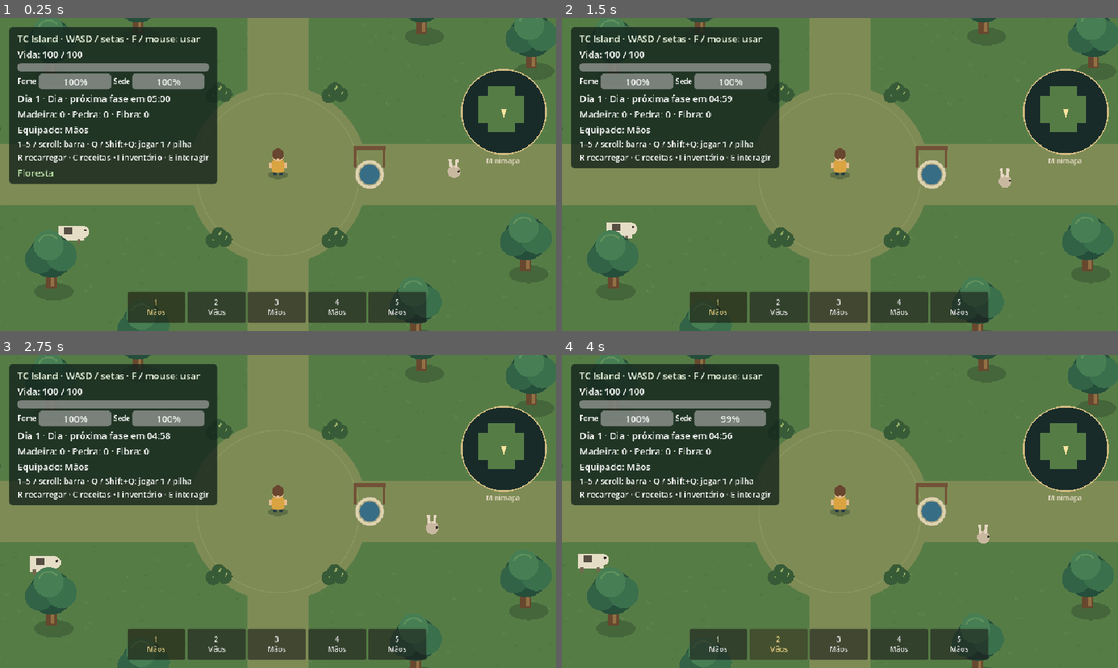
Above: before the commit, frames 1-4 (two rows, left to right).
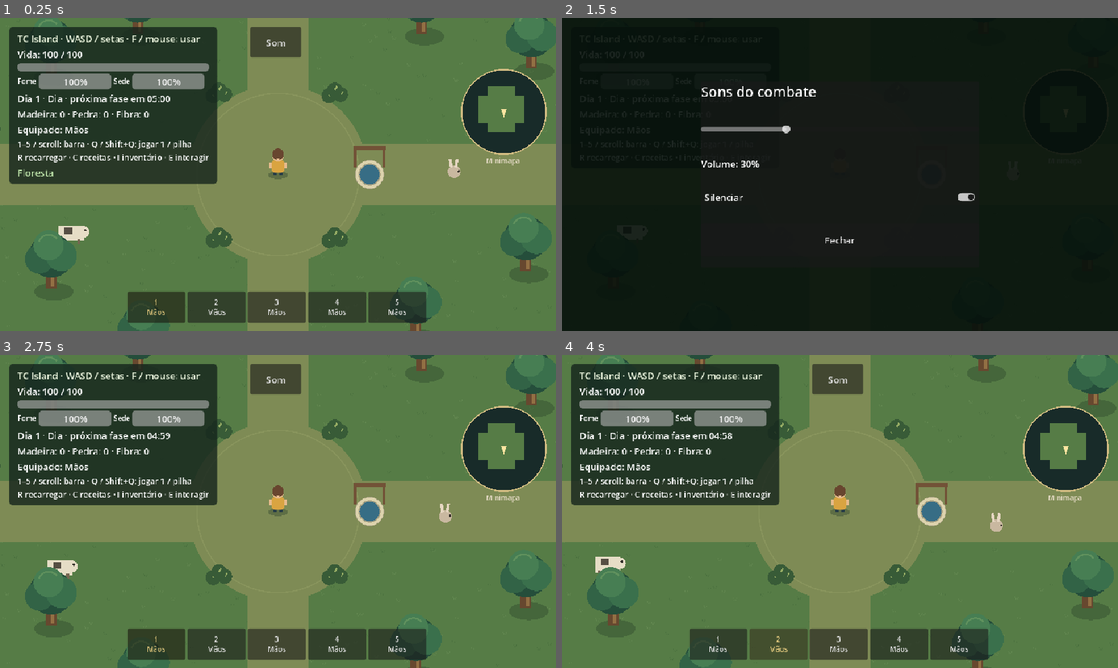
Above: after the commit, the same moments.

Repository: GustavoTc-Web/Tece-Island
Game: Godot game, scene res://scenes/world.tscn
Same seed, same stepped clock (60 frames per second), same inputs: the game is played once before the commit and once after it. This scene is started directly instead of the project's main scene.
Inputs (mouse positions are in pixels of both pictures, inside the frame that each line leads up to):
- Up to frame 1 (0.25 s): no input
- Up to frame 2 (1.5 s): click (840, 43) at 0.5 s, where only the run after the commit has a clickable "Som"; click (840, 196) at 1.25 s, where only the run after the commit has a clickable "Silenciar"
- Up to frame 3 (2.75 s): click (278, 577) at 2 s, where only the run after the commit has a clickable "Fechar"
- Up to frame 4 (4 s): click "1 Mãos" at 2.75 s; click "2 Mãos" at 3.5 s

The runs differ from the first frame. In frame 1, 0.9% of the frame differs, in the area x 45-55%, y 2-13%; in frame 2, 100%, in the area x 0-100%, y 0-100%; in frame 3, 1.4%; in frame 4, 1.5%.

Commit message:
feat: comunicar ataques impactos e veneno com efeitos e som

Diff:
--- a/project.godot
+++ b/project.godot
@@ -19,6 +19,7 @@
 
 MobileInput="*res://scripts/mobile_input.gd"
 FirebaseAuth="*res://scripts/auth/firebase_auth.gd"
+CombatAudio="*res://scripts/combat_audio.gd"
 
 [display]
 
--- a/scripts/animal.gd
+++ b/scripts/animal.gd
@@ -6,6 +6,7 @@
 @export var flee_distance: float = 150
 var player: CharacterBody2D
 var health := 15
+var damage_flash := 0.0
 var dead := false
 var highlighted := false
 var panic := 0.0
@@ -39,6 +40,8 @@
 	queue_redraw()
 func _physics_process(delta: float) -> void:
 	if dead or get_tree().paused: return
+	damage_flash = maxf(0, damage_flash - delta)
+	modulate = Color("efa497") if damage_flash > 0 else Color.WHITE
 	animation += delta
 	if kind == "garca_azul" or is_fish(): queue_redraw()
 	panic = maxf(0, panic - delta)
@@ -74,6 +77,7 @@
 func receive_damage(amount: int) -> bool:
 	if dead or get_tree().paused or amount <= 0: return false
 	health = maxi(0, health - amount)
+	damage_flash = 0.18
 	panic = 8
 	if health == 0:
 		dead = true
--- /dev/null
+++ b/scripts/combat_audio.gd
@@ -0,0 +1,62 @@
+extends Node
+
+var volume := 0.3
+var muted := false
+var preferences_path := "user://audio-preferences.cfg"
+var voices: Array[AudioStreamPlayer] = []
+var sounds := {}
+var last_played := {}
+
+func _ready() -> void:
+	process_mode = Node.PROCESS_MODE_ALWAYS
+	var prefs := ConfigFile.new()
+	if prefs.load(preferences_path) == OK:
+		volume = clampf(float(prefs.get_value("sound", "volume", 0.3)), 0, 1)
+		muted = bool(prefs.get_value("sound", "muted", false))
+	for kind in ["swing", "arrow", "shot", "impact", "blocked", "damage"]:
+		sounds[kind] = tone(kind)
+	for i in range(4):
+		var voice := AudioStreamPlayer.new()
+		add_child(voice)
+		voices.append(voice)
+
+func configure(level: float, silent: bool) -> void:
+	volume = clampf(level, 0, 1)
+	muted = silent
+	for voice in voices: voice.volume_db = linear_to_db(maxf(volume, 0.0001))
+	if muted or volume == 0:
+		for voice in voices: voice.stop()
+	var prefs := ConfigFile.new()
+	prefs.set_value("sound", "volume", volume)
+	prefs.set_value("sound", "muted", muted)
+	prefs.save(preferences_path)
+
+func play(kind: String) -> bool:
+	if muted or volume <= 0 or not sounds.has(kind): return false
+	var now := Time.get_ticks_msec()
+	if now - int(last_played.get(kind, -1000)) < 90: return false
+	for voice in voices:
+		if voice.playing: continue
+		last_played[kind] = now
+		voice.stream = sounds[kind]
+		voice.volume_db = linear_to_db(volume)
+		voice.play()
+		return true
+	return false
+
+func tone(kind: String) -> AudioStreamWAV:
+	var stream := AudioStreamWAV.new()
+	stream.format = AudioStreamWAV.FORMAT_16_BITS
+	stream.mix_rate = 22050
+	var frequencies := {"swing": 180, "arrow": 640, "shot": 90, "impact": 320, "blocked": 120, "damage": 210}
+	var count := 2646 if kind == "damage" else 1764
+	var bytes := PackedByteArray()
+	bytes.resize(count * 2)
+	for i in range(count):
+		var t := float(i) / count
+		var frequency := float(frequencies[kind]) * (1.0 - t * 0.45)
+		var wave := sin(TAU * frequency * i / stream.mix_rate)
+		wave += sin(TAU * frequency * 2.7 * i / stream.mix_rate) * 0.25
+		bytes.encode_s16(i * 2, int(wave * (1 - t) * 0.18 * 32767))
+	stream.data = bytes
+	return stream
--- /dev/null
+++ b/scripts/combat_effect.gd
@@ -0,0 +1,37 @@
+class_name CombatEffect
+extends Node2D
+
+var kind := "impact"
+var direction := Vector2.RIGHT
+var remaining := 0.22
+const LIMIT := 12
+
+static func emit_at(actor: Node, point: Vector2, effect: String, aim: Vector2 = Vector2.RIGHT) -> void:
+	if not actor.is_inside_tree(): return
+	var audio := actor.get_node_or_null("/root/CombatAudio")
+	if audio != null: audio.play(effect)
+	if actor.get_tree().get_nodes_in_group("combat_effects").size() >= LIMIT: return
+	var visual := CombatEffect.new()
+	visual.kind = effect
+	visual.direction = aim.normalized()
+	visual.position = point
+	visual.z_index = 20
+	actor.get_parent().add_child(visual)
+	visual.add_to_group("combat_effects")
+
+func _process(delta: float) -> void:
+	remaining -= delta
+	if remaining <= 0: queue_free()
+	else: queue_redraw()
+
+func _draw() -> void:
+	var color: Color = {"impact": Color("f2d786"), "blocked": Color("a3b2b5"), "damage": Color("e68f78"), "shot": Color("ffdd92"), "arrow": Color("c3ddc6"), "swing": Color("dfd7ad")}.get(kind, Color.WHITE)
+	color.a = remaining / 0.22
+	var radius := 4 + (1 - remaining / 0.22) * 12
+	if kind in ["impact", "blocked", "damage"]:
+		for i in range(5):
+			var axis := Vector2.from_angle(i * TAU / 5)
+			draw_line(axis * radius * 0.5, axis * radius, color, 2)
+	elif kind == "swing": draw_arc(Vector2.ZERO, radius + 15, direction.angle() - 0.6, direction.angle() + 0.6, 10, color, 2)
+	elif kind == "arrow": draw_line(-direction * 8, direction * radius, color, 2)
+	else: draw_circle(direction * 15, radius * 0.6, color)
--- /dev/null
+++ b/scripts/combat_options.gd
@@ -0,0 +1,43 @@
+class_name CombatOptions
+extends Control
+var hud: CanvasLayer
+
+func _ready() -> void:
+	set_anchors_and_offsets_preset(Control.PRESET_FULL_RECT)
+	var shade := ColorRect.new()
+	shade.color = Color(0.02, 0.06, 0.04, 0.9)
+	shade.set_anchors_and_offsets_preset(Control.PRESET_FULL_RECT)
+	add_child(shade)
+	var panel := PanelContainer.new()
+	panel.set_anchors_and_offsets_preset(Control.PRESET_CENTER)
+	panel.position = Vector2(-240, -160)
+	panel.custom_minimum_size = Vector2(480, 320)
+	add_child(panel)
+	var rows := VBoxContainer.new()
+	rows.add_theme_constant_override("separation", 18)
+	panel.add_child(rows)
+	var title := Label.new()
+	title.text = "Sons do combate"
+	title.add_theme_font_size_override("font_size", 24)
+	rows.add_child(title)
+	var slider := HSlider.new()
+	slider.min_value = 0
+	slider.max_value = 100
+	slider.value = CombatAudio.volume * 100
+	slider.custom_minimum_size = Vector2(450, 60)
+	rows.add_child(slider)
+	var label := Label.new()
+	label.text = "Volume: %d%%" % slider.value
+	rows.add_child(label)
+	var mute := CheckButton.new()
+	mute.text = "Silenciar"
+	mute.button_pressed = CombatAudio.muted
+	mute.custom_minimum_size.y = 56
+	rows.add_child(mute)
+	slider.value_changed.connect(func(value): label.text = "Volume: %d%%" % value; CombatAudio.configure(value / 100, mute.button_pressed))
+	mute.toggled.connect(func(value): CombatAudio.configure(slider.value / 100, value))
+	var close := Button.new()
+	close.text = "Fechar"
+	close.custom_minimum_size.y = 56
+	close.pressed.connect(func(): hud.set_panel(""))
+	rows.add_child(close)
--- a/scripts/forest_creature.gd
+++ b/scripts/forest_creature.gd
@@ -32,6 +32,9 @@
 var highlighted: bool = false
 var attack_cooldown: float = 0.0
 var flash_time: float = 0.0
+var combat_visible := 0.0
+var attack_visual := 0.0
+var attack_direction := Vector2.RIGHT
 var home: Vector2
 var destination: Vector2
 var wander_time: float = 0.0
@@ -109,12 +112,17 @@
 	if is_safe(player.global_position) or not has_line_of_sight(player.global_position):
 		return false
 	attack_cooldown = attack_interval
+	combat_visible = 4
+	attack_direction = (player.global_position - global_position).normalized()
 	if kind == "esqueleto":
 		shot_direction = (player.global_position - global_position).normalized()
 		windup_remaining = skeleton_windup
 		queue_redraw()
 		return true
+	attack_visual = 0.2
+	CombatEffect.emit_at(self, global_position, "swing", attack_direction)
 	var hit: bool = player.receive_damage(attack_damage)
+	if hit: CombatEffect.emit_at(self, player.global_position, "impact")
 	if hit and kind == "aranha" and player.has_method("apply_poison"): player.apply_poison(spider_poison_duration)
 	return hit
 
@@ -130,6 +138,8 @@
 	arrow.hit_players = true
 	arrow.shooter = get_rid()
 	get_parent().add_child(arrow)
+	attack_visual = 0.2
+	CombatEffect.emit_at(self, global_position, "arrow", shot_direction)
 	return true
 
 static func drop_quantity(monster: String, roll: float) -> int:
@@ -142,6 +152,7 @@
 		return false
 	health = maxi(0, health - amount)
 	flash_time = 0.18
+	combat_visible = 4
 	queue_redraw()
 	if health == 0:
 		dead = true
@@ -160,6 +171,10 @@
 
 
 func _process(delta: float) -> void:
+	if combat_visible > 0 or attack_visual > 0:
+		combat_visible = maxf(0, combat_visible - delta)
+		attack_visual = maxf(0, attack_visual - delta)
+		queue_redraw()
 	if fading:
 		fade_elapsed += delta
 		modulate.a = maxf(0.0, 1.0 - fade_elapsed / dawn_fade_duration)
@@ -215,6 +230,11 @@
 
 
 func _draw() -> void:
+	if is_instance_valid(player) and chasing and kind != "esqueleto" and attack_cooldown < 0.3:
+		var aim := (player.global_position - global_position).angle()
+		draw_arc(Vector2.ZERO, attack_range, aim - 0.5, aim + 0.5, 12, Color("ffc16c"), 3)
+	if attack_visual > 0:
+		draw_set_transform(attack_direction * sin(attack_visual / 0.2 * PI) * 5)
 	if kind != "criatura":
 		draw_monster()
 		return
@@ -231,7 +251,7 @@
 	draw_line(Vector2(-5, -6), Vector2(5, -6), Color("302c42"), 3)
 	if highlighted:
 		draw_arc(Vector2.ZERO, 25, 0, TAU, 32, Color("efae7b"), 2)
-	if highlighted or health < max_health:
+	if combat_visible > 0:
 		draw_rect(Rect2(-22, -48, 44, 5), Color("302c42"))
 		draw_rect(Rect2(-22, -48, 44.0 * health / max_health, 5), Color("db866a"))
 
@@ -258,6 +278,6 @@
 		draw_circle(Vector2(0, 4), 9, Color("7a596f"))
 		for x in [-4, 4]: draw_circle(Vector2(x, 7), 2, Color("d8bf68"))
 	if highlighted: draw_arc(Vector2.ZERO, 27, 0, TAU, 24, Color("efae7b"), 2)
-	if highlighted or health < max_health:
+	if combat_visible > 0:
 		draw_rect(Rect2(-22, -52, 44, 5), Color("302c42"))
 		draw_rect(Rect2(-22, -52, 44.0 * health / max_health, 5), Color("db866a"))
--- a/scripts/hud.gd
+++ b/scripts/hud.gd
@@ -20,6 +20,8 @@
 var needs_bars: Dictionary = {}
 var crafting_view: CraftingView
 var storage_view: StorageView
+var combat_options: CombatOptions
+var utility_buttons: HBoxContainer
 
 
 func initialize(source: ResourceInventory) -> void:
@@ -104,6 +106,20 @@
 	_refresh_recipes(inventory.wood, inventory.stone)
 	_refresh_inventory(inventory.wood, inventory.stone)
 	show_equipment(inventory.equipped_tool())
+	utility_buttons = HBoxContainer.new()
+	utility_buttons.set_anchors_and_offsets_preset(Control.PRESET_CENTER_TOP)
+	utility_buttons.position = Vector2(-48, 16)
+	add_child(utility_buttons)
+	var sound := Button.new()
+	sound.text = "Som"
+	sound.custom_minimum_size = Vector2(88, 52)
+	sound.pressed.connect(func():
+		if combat_options == null:
+			combat_options = CombatOptions.new()
+			combat_options.hud = self
+			add_child(combat_options)
+		set_panel("sound"))
+	utility_buttons.add_child(sound)
 	for panel in ["Crafting", "InventoryPanel"]:
 		var close := Button.new()
 		close.text = "Fechar"
@@ -189,6 +205,8 @@
 	$InventoryPanel.visible = panel == "inventory"
 	if has_node("WellPanel"): $WellPanel.visible = panel == "well"
 	if storage_view != null: storage_view.visible = panel == "chest"
+	if combat_options != null: combat_options.visible = panel == "sound"
+	if utility_buttons != null: utility_buttons.visible = panel == "" and not showing_death
 	panel_toggled.emit(panel != "")
 
 
--- a/scripts/interaction.gd
+++ b/scripts/interaction.gd
@@ -179,17 +179,29 @@
 		var direction: Vector2 = touch_aim.normalized() if touch_aim != Vector2.ZERO else (player.facing if key_held else (cursor_world() - player.global_position).normalized())
 		return weapons.fire(direction)
 	if not is_instance_valid(target) or not can_reach(target):
+		cooldown = ResourceRules.hit_interval(tool)
+		var aim: Vector2 = touch_aim.normalized() if touch_aim != Vector2.ZERO else (player.facing if key_held else (cursor_world() - player.global_position).normalized())
+		player.show_swing(aim, combat_distance)
+		var ray := PhysicsRayQueryParameters2D.create(player.global_position, player.global_position + aim * combat_distance, 9)
+		ray.exclude = [player.get_rid()]
+		var obstruction := player.get_world_2d().direct_space_state.intersect_ray(ray)
+		if not obstruction.is_empty(): CombatEffect.emit_at(player, obstruction.position, "blocked", aim)
 		return false
 	# Inclusive mensagens inadequadas são limitadas pelo mesmo intervalo.
 	cooldown = ResourceRules.hit_interval(tool)
 	# A seleção é única para combate e extração: este golpe segue só um ramo.
 	if target is ForestCreature or target is NeutralAnimal:
 		player.show_swing((target.anchor() - player.global_position).normalized(), combat_distance)
-		return target.receive_damage(ResourceRules.combat_damage(tool))
+		var hit: bool = target.receive_damage(ResourceRules.combat_damage(tool))
+		if hit: CombatEffect.emit_at(player, target.anchor(), "impact")
+		return hit
 	if not ResourceRules.EXTRACTION[target.resource].hits.has(tool):
 		message_requested.emit(ResourceRules.guidance(target.resource))
 		return false
-	return target.apply_hit(tool)
+	player.show_swing((target.anchor() - player.global_position).normalized(), interaction_distance)
+	var hit: bool = target.apply_hit(tool)
+	if hit: CombatEffect.emit_at(player, target.anchor(), "impact")
+	return hit
 
 
 func hit_at(cursor: Vector2) -> bool:
--- a/scripts/player.gd
+++ b/scripts/player.gd
@@ -17,6 +17,7 @@
 var swing_time: float = 0.0
 var swing_direction := Vector2.DOWN
 var swing_radius: float = 50.0
+var swing_kind := "swing"
 var network_controlled: bool = false
 var simulation_authority: bool = true
 var identity_label: String = ""
@@ -43,10 +44,12 @@
 	queue_redraw()
 
 
-func show_swing(direction: Vector2, radius: float) -> void:
+func show_swing(direction: Vector2, radius: float, effect: String = "swing") -> void:
+	swing_kind = effect
 	swing_direction = direction
 	swing_radius = radius
 	swing_time = 0.16
+	CombatEffect.emit_at(self, global_position, effect, direction)
 	queue_redraw()
 
 
@@ -60,6 +63,7 @@
 	health = maxi(0, health - amount)
 	invulnerability = invulnerability_duration
 	damage_flash = 0.2
+	CombatEffect.emit_at(self, global_position + Vector2(0, -18), "damage")
 	health_changed.emit(health, max_health)
 	if health == 0:
 		dead = true
@@ -132,8 +136,8 @@
 		draw_string(ThemeDB.fallback_font, Vector2(-15, -52), "Nado", HORIZONTAL_ALIGNMENT_LEFT, -1, 12, Color("c2e4e9"))
 	if poison_remaining > 0:
 		draw_arc(Vector2.ZERO, 17, 0, TAU, 20, Color("89c866"), 2)
-		draw_string(ThemeDB.fallback_font, Vector2(-19, -52), "Veneno", HORIZONTAL_ALIGNMENT_LEFT, -1, 12, Color("b0db87"))
-	if swing_time > 0.0:
+		draw_string(ThemeDB.fallback_font, Vector2(-28, -52), "Veneno %.1fs" % poison_remaining, HORIZONTAL_ALIGNMENT_LEFT, -1, 14, Color("b0db87"))
+	if swing_time > 0.0 and swing_kind == "swing":
 		var angle := swing_direction.angle()
 		draw_arc(Vector2.ZERO, swing_radius, angle - PI / 4, angle + PI / 4, 20, Color(1, 0.9, 0.65, swing_time / 0.16), 3)
 	# A origem fica nos pés, tanto para a colisão quanto para a ordenação visual.
@@ -155,6 +159,8 @@
 	if equipped == "maos":
 		return
 	var hand := Vector2(15 if facing.x >= 0 else -15, -14)
+	if swing_time > 0:
+		hand += swing_direction * sin(swing_time / 0.16 * PI) * (8 if swing_kind == "swing" else -4)
 	var head := hand + Vector2(4, -19)
 	if equipped == "arco":
 		draw_arc(hand, 15, -PI / 2, PI / 2, 12, Color("b58b55"), 3)
--- a/scripts/projectile.gd
+++ b/scripts/projectile.gd
@@ -18,16 +18,19 @@
 	ray.exclude = [shooter]
 	var collision := get_world_2d().direct_space_state.intersect_ray(ray)
 	if not collision.is_empty():
+		var hit := false
 		if simulation_authority and (collision.collider is ForestCreature or collision.collider is NeutralAnimal):
-			collision.collider.receive_damage(damage)
+			hit = collision.collider.receive_damage(damage)
 		elif simulation_authority and hit_players and friendly_fire and collision.collider.has_method("receive_damage"):
-			collision.collider.receive_damage(damage)
+			hit = collision.collider.receive_damage(damage)
+		CombatEffect.emit_at(self, collision.position, "impact" if hit else "blocked", direction)
 		queue_free()
 		set_physics_process(false)
 		return
 	global_position = end
 	remaining -= distance
 	if remaining <= 0:
+		CombatEffect.emit_at(self, global_position, "arrow" if arrow else "blocked", direction)
 		queue_free()
 
 func _draw() -> void:
--- a/scripts/weapon_system.gd
+++ b/scripts/weapon_system.gd
@@ -45,7 +45,7 @@
 		bullet.friendly_fire = friendly_fire
 		container.add_child(bullet)
 	shot_fired.emit(player.global_position, direction.normalized(), tool)
-	player.show_swing(direction, 20)
+	player.show_swing(direction, 20, "arrow" if tool == "arco" else "shot")
 	return true
 
 func reload() -> bool:
--- /dev/null
+++ b/tests/validate_combat_feedback.gd
@@ -0,0 +1,70 @@
+extends SceneTree
+var checks := 0
+var failures := 0
+func _initialize() -> void: call_deferred("run")
+func check(value: bool, label: String) -> void:
+	checks += 1
+	if not value: failures += 1
+	print("PASS: " if value else "FAIL: ", label)
+func step() -> void:
+	for i in range(4): await physics_frame
+func run() -> void:
+	var audio := root.get_node("CombatAudio")
+	audio.preferences_path = "res://.tools/test-audio.cfg"
+	audio.configure(0.3, true)
+	check(not audio.play("shot"), "Silenciar bloqueia áudio")
+	check(audio.voices.size() == 4 and audio.sounds.size() == 6, "Áudio curto com quatro vozes e seis efeitos distintos")
+	var world: Node2D = load("res://scenes/world.tscn").instantiate()
+	root.add_child(world)
+	await step()
+	var player: CharacterBody2D = world.get_node("WorldObjects/Player")
+	player.set_physics_process(false)
+	var interaction: Node = player.get_node("Interaction")
+	interaction.set_physics_process(false)
+	var enemy: ForestCreature = load("res://scenes/forest_creature.tscn").instantiate()
+	enemy.player = player
+	enemy.origin = "guardiao"
+	enemy.safe_radius = 0
+	enemy.position = player.position + Vector2(40, 0)
+	world.get_node("WorldObjects").add_child(enemy)
+	enemy.set_physics_process(false)
+	await step()
+	interaction.target = enemy
+	check(interaction.strike_target() and enemy.health == 25, "Golpe mantém cinco danos e registra acerto real")
+	check(player.swing_time > 0 and enemy.combat_visible > 0, "Movimento de ataque e vida temporária")
+	check(is_equal_approx(interaction.cooldown, 1.2), "Intervalo de mãos preservado")
+	enemy._process(5)
+	check(enemy.combat_visible == 0, "Barra some após quatro segundos sem combate")
+	interaction.cooldown = 0
+	interaction.target = null
+	check(not interaction.strike_target() and enemy.health == 25 and player.swing_time > 0, "Erro mostra golpe sem dano fictício")
+	var wall := StaticBody2D.new()
+	wall.position = player.position + Vector2(20, 0)
+	var shape := CollisionShape2D.new()
+	var rectangle := RectangleShape2D.new()
+	rectangle.size = Vector2(8, 100)
+	shape.shape = rectangle
+	wall.add_child(shape)
+	world.get_node("WorldObjects").add_child(wall)
+	await step()
+	interaction.cooldown = 0
+	interaction.target = enemy
+	check(not interaction.strike_target() and enemy.health == 25, "Parede bloqueia golpe sem efeito de acerto")
+	var arrow: Node2D = load("res://scenes/projectile.tscn").instantiate()
+	arrow.position = player.position
+	arrow.direction = Vector2.RIGHT
+	arrow.arrow = true
+	arrow.shooter = player.get_rid()
+	world.get_node("WorldObjects").add_child(arrow)
+	await step()
+	check(enemy.health == 25, "Flecha bloqueada conserva vida do alvo")
+	player.apply_poison(3)
+	player.step_poison(1)
+	check(player.health == 99 and is_equal_approx(player.poison_remaining, 2), "Veneno mostra duração mantendo um dano por segundo")
+	check(GunRules.WEAPONS.arco.damage == 12 and GunRules.WEAPONS.arco.interval == 1, "Equilíbrio do arco preservado")
+	for i in range(30): CombatEffect.emit_at(player, player.position, "impact")
+	check(get_nodes_in_group("combat_effects").size() <= CombatEffect.LIMIT, "Efeitos limitados para desempenho")
+	world.queue_free()
+	await process_frame
+	print("COMBAT FEEDBACK: %d verificações, %d falhas" % [checks, failures])
+	quit(1 if failures else 0)
Not shown, added: scripts/combat_audio.gd.uid
Not shown, added: scripts/combat_effect.gd.uid
Not shown, added: scripts/combat_options.gd.uid
Not shown, added: docs/ATUALIZACAO_SINAL.md
